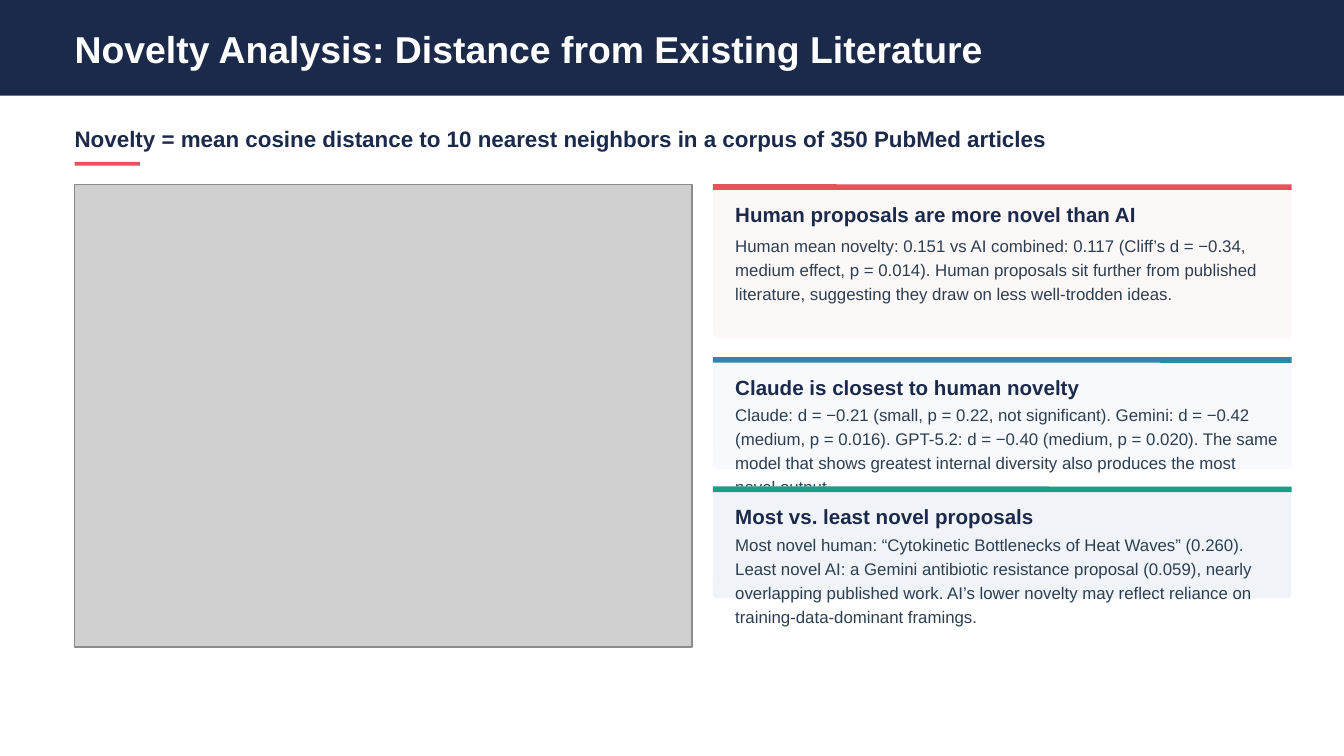
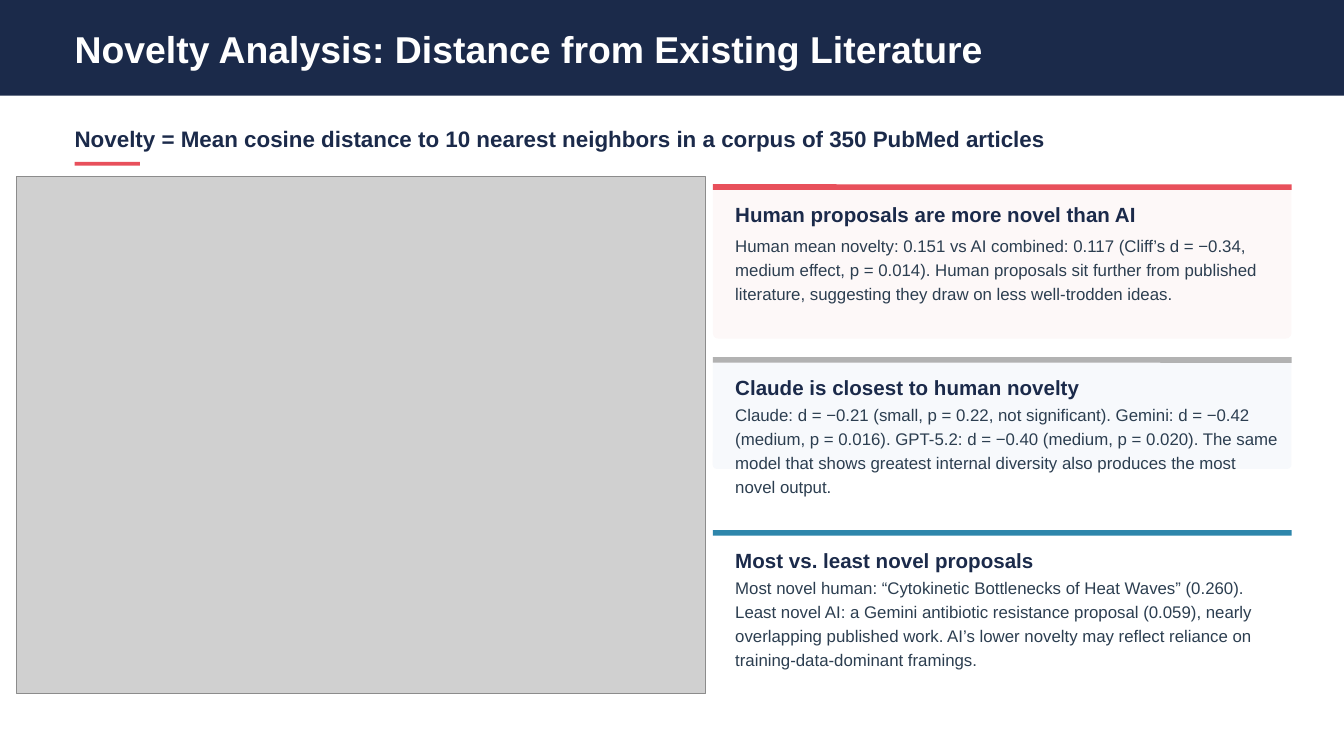
Before and after one commit to eveyhuang/human-AI-proposal, a slide deck: slide 10 of results/diversity_analysis_presentation_baseline.pptx (slide 9 before the commit). Drawn at 1344x756 pixels with LibreOffice and Linux fonts; fonts in the diff are those of the drawing; grey boxes stand for pictures. Boxes give left, top, right and bottom in pixels: in the first picture for what was removed or moved away, otherwise in the second. Text is boxed around its words. In the diff, an @@ line names an element or a change of style, - is before the commit and + after.

```diff
--- a/results/diversity_analysis_presentation_baseline.pptx
+++ b/results/diversity_analysis_presentation_baseline.pptx
@@ text at box(75, 130, 1044, 152): text changed @@
-Novelty = mean cosine distance to 10 nearest neighbors in a corpus of 350 PubMed articles
+Novelty = Mean cosine distance to 10 nearest neighbors in a corpus of 350 PubMed articles
@@ picture: place and size @@
-picture at box(75, 184, 692, 646)
+picture at box(16, 177, 706, 695)
@@ line (712, 360) - (1292, 360): stroke #2E86AB 3 pt to #B2B2B2 3 pt @@
@@ rounded rectangle removed at box(712, 487, 1292, 598) @@
@@ line moved from (712, 489) - (1292, 489) to (712, 532) - (1292, 532) @@
@@ line (712, 532) - (1292, 532): stroke #16A085 3 pt to #2E86AB 3 pt @@
@@ text "Most vs. least novel proposals": place and size @@
-text "Most vs. least novel proposals" at box(735, 509, 1033, 529)
+text "Most vs. least novel proposals" at box(735, 553, 1033, 573)
@@ text "Most novel human: “Cytokinetic Bottlenecks ...": place and size @@
-text "Most novel human: “Cytokinetic Bottlenecks ..." at box(735, 539, 1252, 627)
+text "Most novel human: “Cytokinetic Bottlenecks ..." at box(735, 582, 1252, 670)
```
Also in this commit, not shown: 14 other slides changed, 4 slides added, 15 other files.
